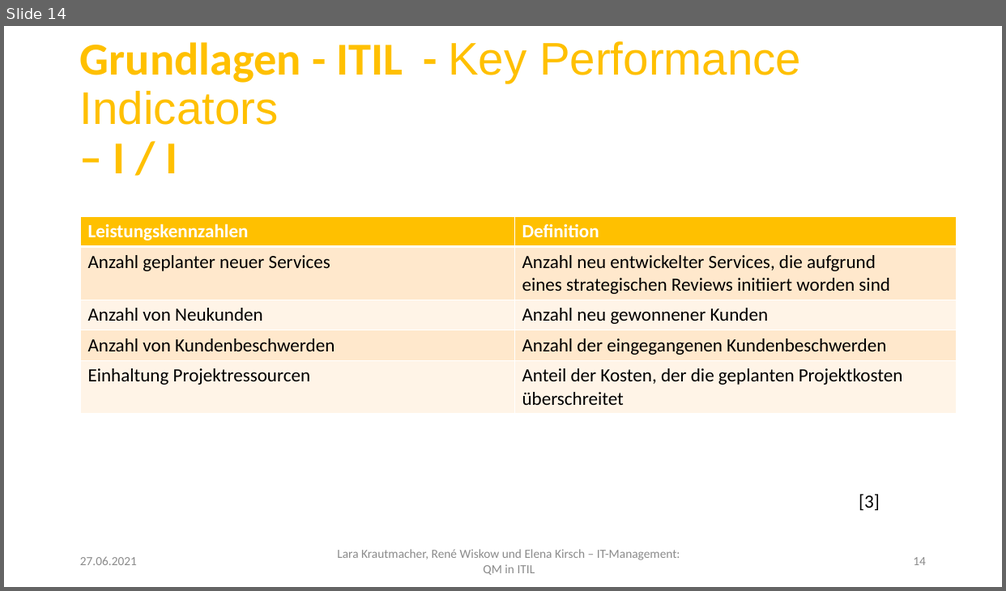
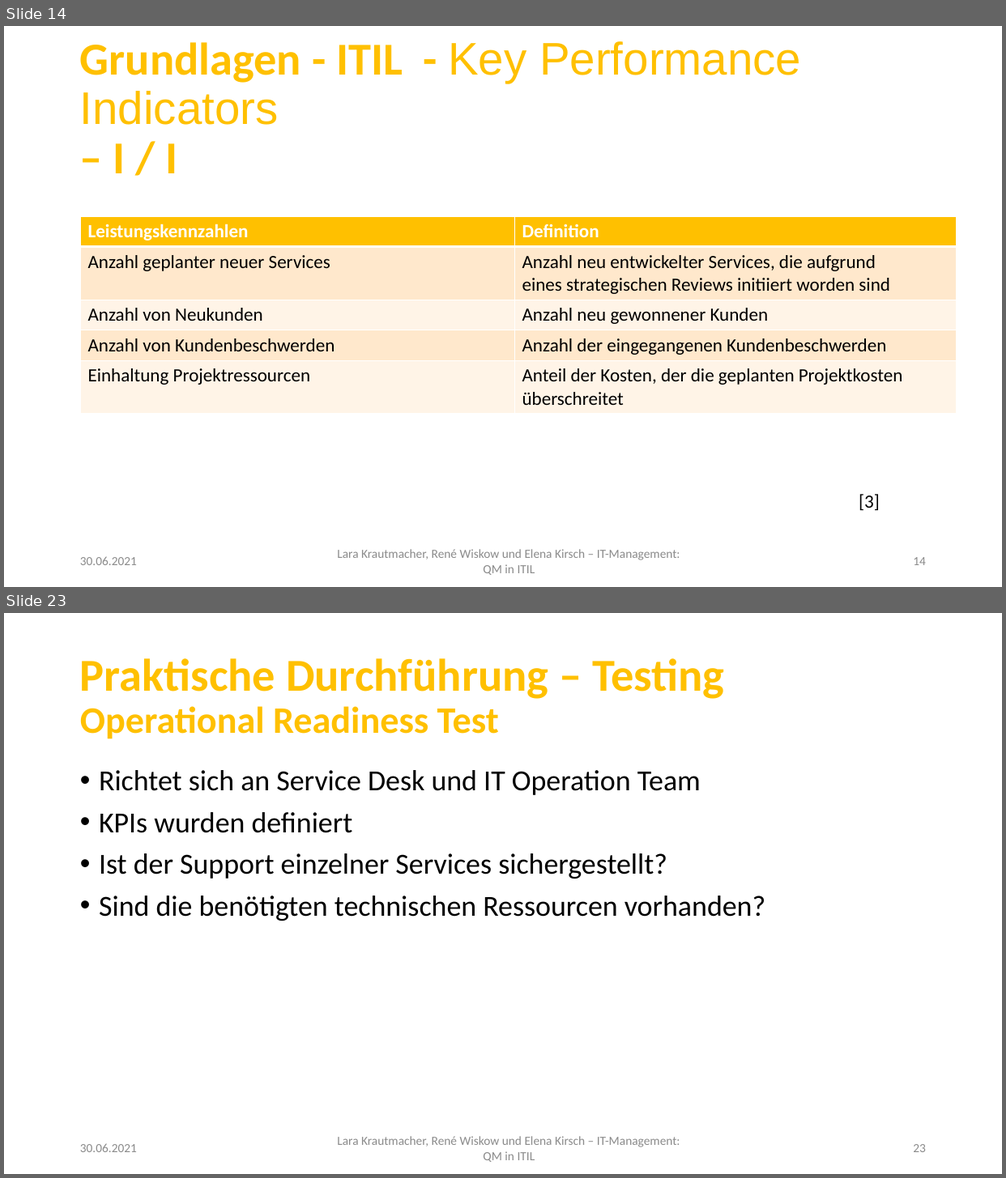
Before and after one commit to LaraKrauti/Qualitaetssicherung, a slide deck: LaraKrautmacher_RenéWiskow_ElenaKirsch_ITManagement.pptx. Shown one above the other, each under a label of ours: slide 14 before the commit, slides 14 and 23 after it; the slides between them are not shown. The pictures are 1006x591 and 1006x1178 pixels, drawn with LibreOffice and Linux fonts; fonts in the diff are those of the drawing; background and template pictures are left out. Boxes give left, top, right and bottom in pixels: in the first picture for what was removed or moved away, otherwise in the second. Text is boxed around its words. In the diff, an @@ line names an element or a change of style, - is before the commit and + after.

Commit message:
Folien Testing und Fazit

```diff
--- a/LaraKrautmacher_RenéWiskow_ElenaKirsch_ITManagement.pptx
+++ b/LaraKrautmacher_RenéWiskow_ElenaKirsch_ITManagement.pptx
@@ slide 23 added at [4,613,1002,1174], background #FFFFFF; not listed: 1 template element that a slide beside it also shows @@
@@ title added at [80,658,724,739], 44 pt, text #FFC000, bold @@
+Praktische Durchführung – Testing
+Operational Readiness Test
@@ text added at [99,770,765,921], 28 pt, text #000000 @@
+• Richtet sich an Service Desk und IT Operation Team
+• KPIs wurden definiert
+• Ist der Support einzelner Services sichergestellt?
+• Sind die benötigten technischen Ressourcen vorhanden?
@@ text added at [80,1144,137,1152], 12 pt, text #8C8C8C @@
+30.06.2021
@@ page number added at [913,1144,926,1152], 12 pt, text #8C8C8C @@
+23
@@ slide 14 changed as well @@
@@ text at [80,557,137,565]: text changed @@
-27.06.2021
+30.06.2021
```
Also in this commit, not shown: 14 other slides changed, 16 other slides added, 3 other files.
